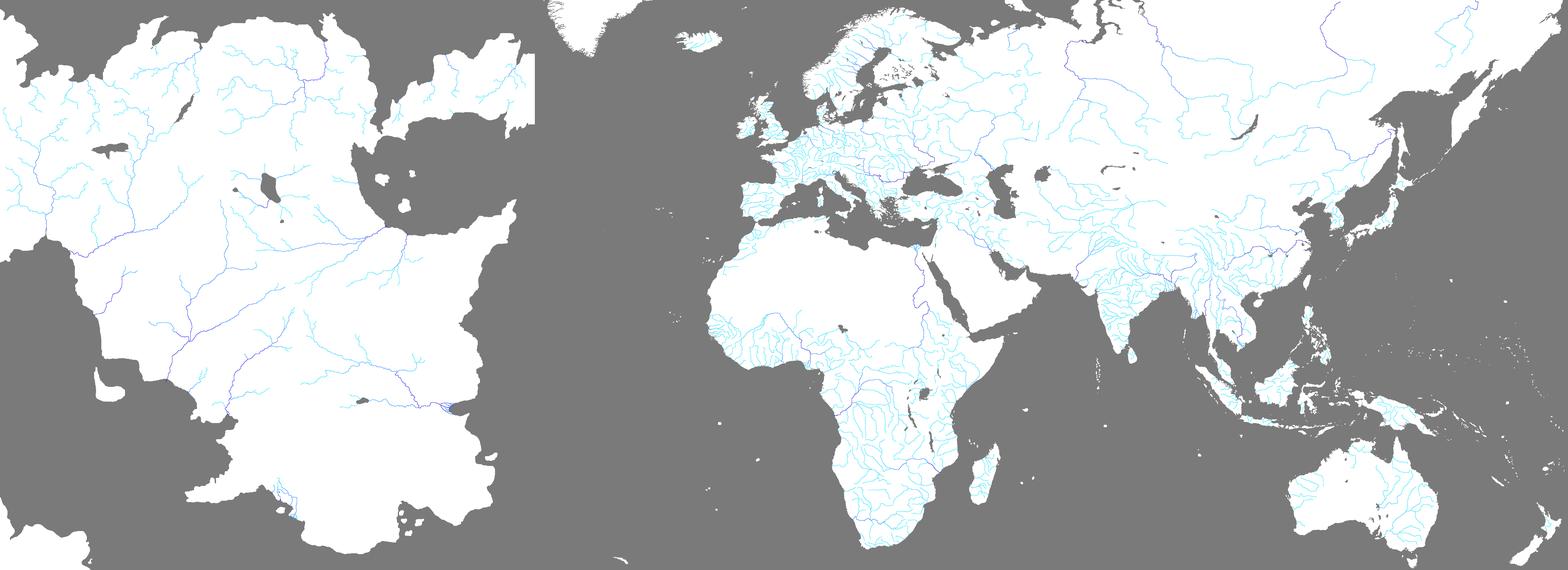
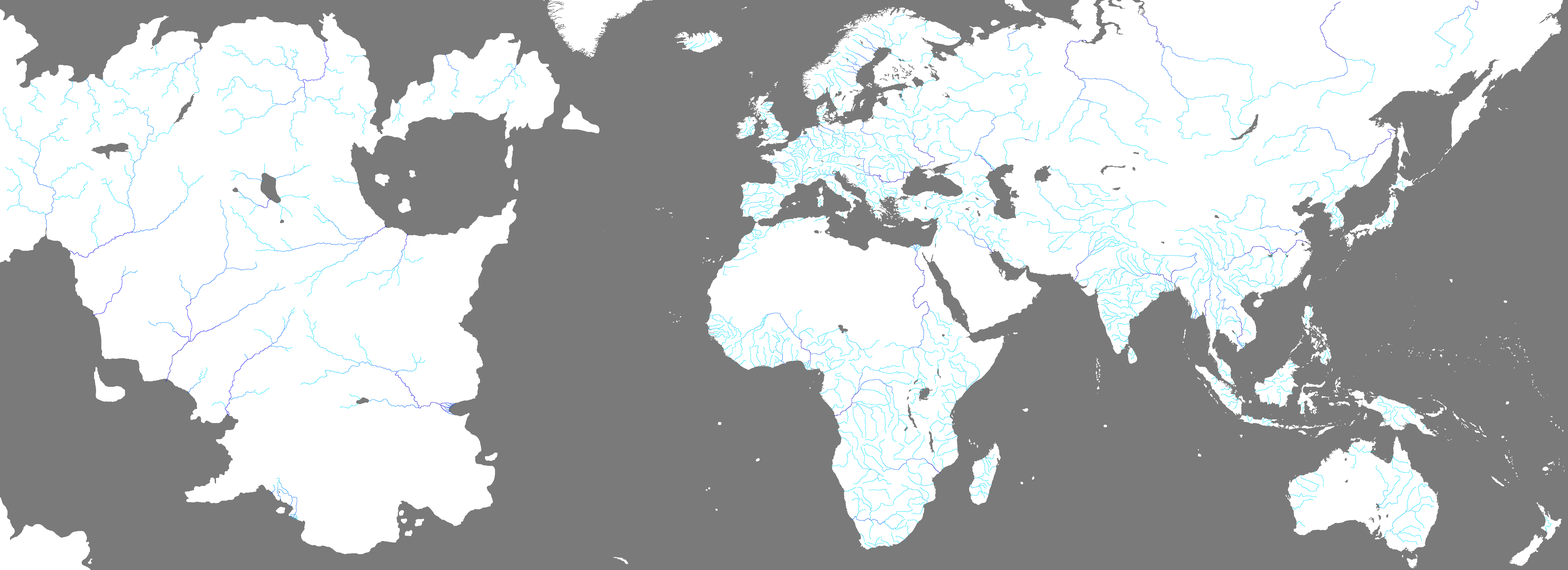
Before/after of a 1568x570 layered artwork. What changed in the layer stack:
added layer "transinkal" above "wilderness" over 504, 50, 600, 191
